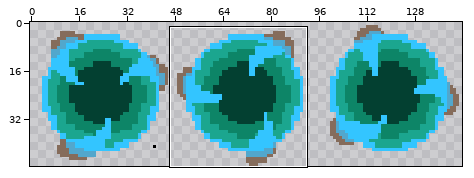
File history of a sprite sheet, Images/Players/fireball2.gif. The picture above shows the old version from afar; the outline marks the close-up.
Close-up. First the earlier version:
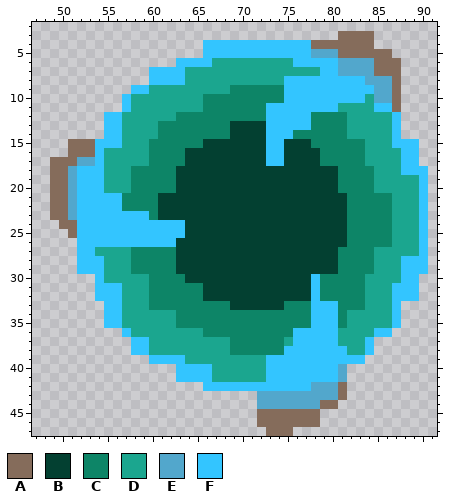
The file is 144x48 pixels. Shown: x 47..91, y 2..47. The commit also changed other parts of the picture, which this record leaves out.
Palette (. is transparent): A #856c5b  B #034031  C #0d8567  D #1ba68f  E #52a7cc  F #33c5ff
Pixels before, first column x 49:
 3 ................................AAAA......
 4 .................FFFFFFFFFFFFAAAAAAA......
 5 .................FFFFFFFFFFFFEEEAAAAAA....
 6 ..............FFFFDDDDDDDDDFFFFFEEEEAAA...
 7 ...........FFFFDDDDDDDDDDDDDDDFFEEEEAAA...
 8 ...........FFFFDDDDDDDDDDDFFFFFFFFFEEEA...
 9 .........FFDDDDDDDDDCCCCCCFFFFFFFFFFEEA...
10 ........FDDDDDDDDCCCCCCCCCFFFFFFFFFDEEA...
11 ........FDDDDDDDDCCCCCCCFFFFFFFFDDDDFFA...
12 ......FFDDDDDDCCCCCCCCCCFFFFFCCCCDDDDDF...
13 ......FFDDDDCCCCCCCCBBBBFFFFFCCCCDDDDDF...
14 ......FFDDDDCCCCCCCCBBBBFFFCCCCCCDDDDDF...
15 ..AAAFFFDDDCCCCCCBBBBBBBFFBBBCCCCCCDDDFFF.
16 ..AAAFDDDDDCCCCBBBBBBBBBFFBBBBCCCCCDDDDFF.
17 AAAEEFDDDDDCCCCBBBBBBBBBFFBBBBCCCCCDDDDFF.
18 AAEFFFDDDCCCCCBBBBBBBBBBBBBBBBBBCCCCDDDFFF
19 AAEFFFDDDCCCCCBBBBBBBBBBBBBBBBBBCCCCDDDDDF
20 AAEFFFDDDCCCCCBBBBBBBBBBBBBBBBBBCCCCDDDDDF
21 AAEFFFFFCCCCBBBBBBBBBBBBBBBBBBBBBCCCCCDDDF
22 AAEFFFFFCCCCBBBBBBBBBBBBBBBBBBBBBCCCCCDDDF
23 AAEFFFFFFFFCBBBBBBBBBBBBBBBBBBBBBCCCCCDDDF
24 .AAFFFFFFFFFFFFBBBBBBBBBBBBBBBBBBCCCCCDDDF
25 ..AFFFFFFFFFFFFBBBBBBBBBBBBBBBBBBCCCCCDDDF
26 ...FFFFFFFFFFFBBBBBBBBBBBBBBBBBBBCCCCCDDDF
27 ...FFDDDDCCCCCBBBBBBBBBBBBBBBBBBCCCCDDDDDF
28 ...FFFDDDCCCCCBBBBBBBBBBBBBBBBBBCCCCDDDFFF
29 ...FFFDDDCCCCCBBBBBBBBBBBBBBBBBBCCCCDDDFFF
30 .....FDDDDDCCCCBBBBBBBBBBBBBBFCCCCCDDDDFF.
31 .....FFFDDDCCCCCCBBBBBBBBBBBBFCCCCCDDDFFF.
32 .....FFFDDDCCCCCCBBBBBBBBBBBBFCCCCCDDDFFF.
33 ......FFDDDCCCCCCCCCBBBBBBCCCFFFCCCDDDF...
34 ......FFDDDDDDCCCCCCCCCCCCCCCFFFCDDDDDF...
35 ......FFDDDDDDCCCCCCCCCCCCCCCFFFCDDDDDF...
36 ........FDDDDDDDDCCCCCCCCCCFFFFFDDDDFF....
37 .........FFDDDDDDDDDCCCCCCDFFFFFDDDF......
38 .........FFDDDDDDDDDCCCCCCFFFFFFFDDF......
39 ...........FFFFDDDDDDDDDFFFFFFFFFFF.......
40 ..............FFFFDDDDDDFFFFFFFFE.........
41 ..............FFFFDDDDDDFFFFFFFFE.........
42 .................FFFFFFFFFFFFEEEA.........
43 .......................EEEEEEEEEA.........
44 .......................EEEEEEEAA..........
45 .......................AAAAAAA............
46 .......................AAAAAAA............
47 ........................AAA...............
The result:
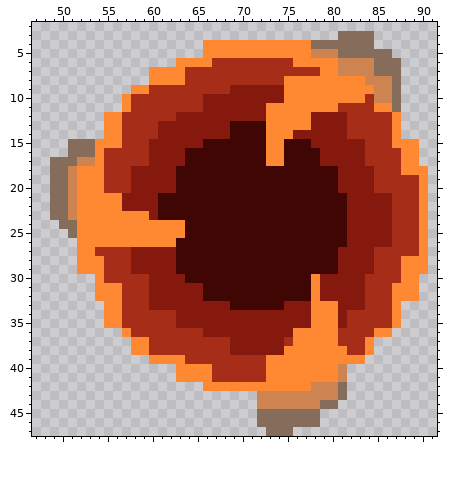
Change:
Colour B changes from #034031 to #400603.
Colour C changes from #0d8567 to #85190d.
Colour D changes from #1ba68f to #a62e19.
Colour E changes from #52a7cc to #cd8451.
Colour F changes from #33c5ff to #ff8833.
